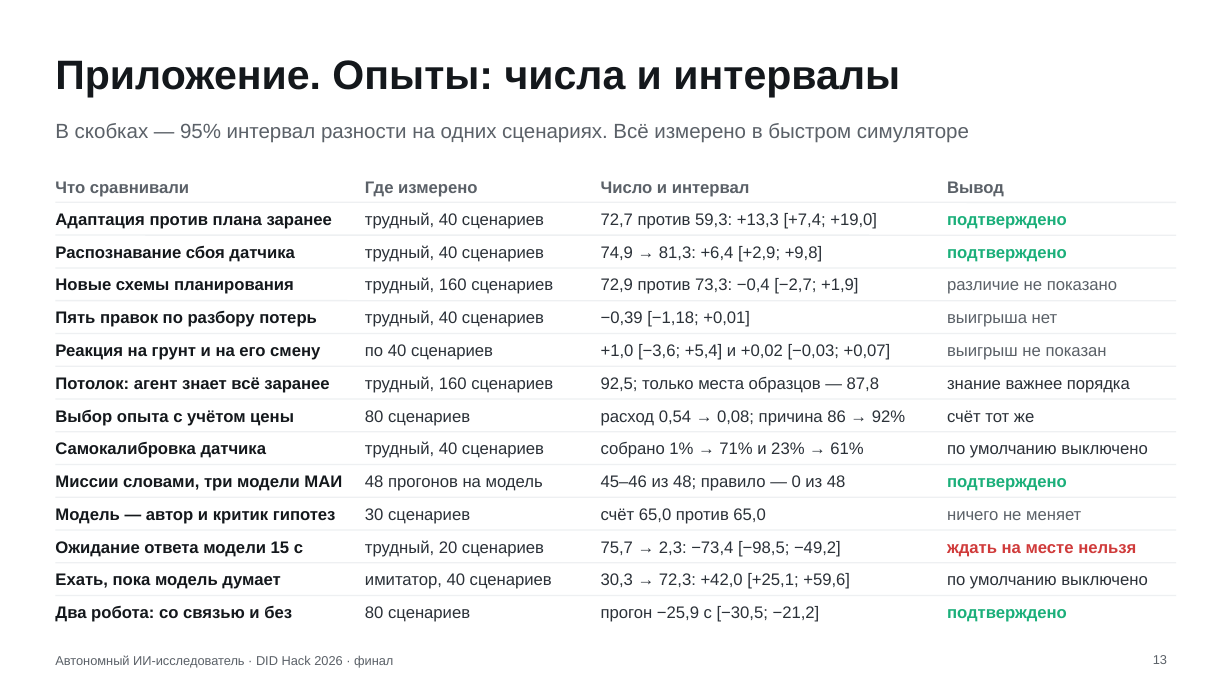
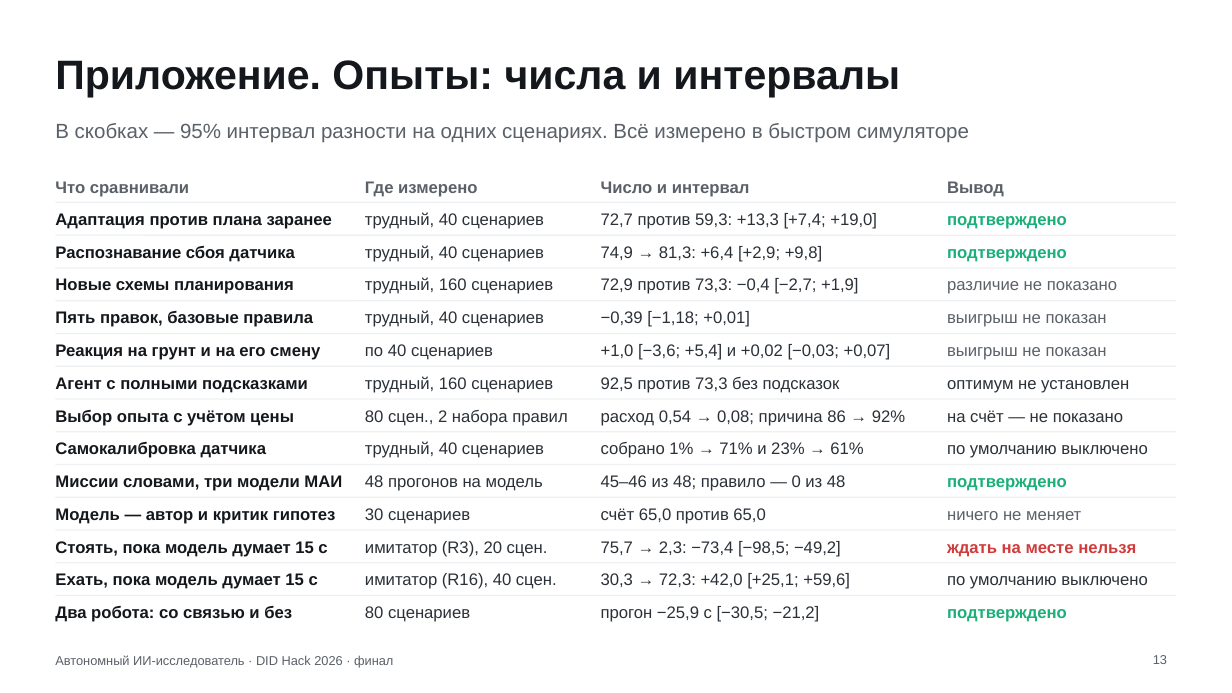
Before and after one commit to Mput13/did-hack, a slide deck: slide 13 of presentation/final.pptx. Drawn at 1232x693 pixels with LibreOffice and Linux fonts; fonts in the diff are those of the drawing. Boxes give left, top, right and bottom in pixels: in the first picture for what was removed or moved away, otherwise in the second. Text is boxed around its words. In the diff, an @@ line names an element or a change of style, - is before the commit and + after.

```diff
--- a/presentation/final.pptx
+++ b/presentation/final.pptx
@@ text at <box>55,311,313,327</box>: text changed @@
-Пять правок по разбору потерь
+Пять правок, базовые правила
@@ text at <box>947,314,1107,327</box>: text changed @@
-выигрыша нет
+выигрыш не показан
@@ text at <box>55,377,308,393</box>: text changed @@
-Потолок: агент знает всё заранее
+Агент с полными подсказками
@@ text at <box>601,377,840,393</box>: text changed @@
-92,5; только места образцов — 87,8
+92,5 против 73,3 без подсказок
@@ text at <box>947,380,1129,393</box>: text changed @@
-знание важнее порядка
+оптимум не установлен
@@ text at <box>365,410,567,426</box>: text changed @@
-80 сценариев
+80 сцен., 2 набора правил
@@ text at <box>947,410,1123,422</box>: text changed @@
-счёт тот же
+на счёт — не показано
@@ text at <box>55,541,327,557</box>: text changed @@
-Ожидание ответа модели 15 с
+Стоять, пока модель думает 15 с
@@ text at <box>365,541,548,557</box>: text changed @@
-трудный, 20 сценариев
+имитатор (R3), 20 сцен.
@@ text at <box>55,573,318,589</box>: text changed @@
-Ехать, пока модель думает
+Ехать, пока модель думает 15 с
@@ text at <box>365,573,557,589</box>: text changed @@
-имитатор, 40 сценариев
+имитатор (R16), 40 сцен.
```
Also in this commit, not shown: 9 other slides changed, 16 other files.
